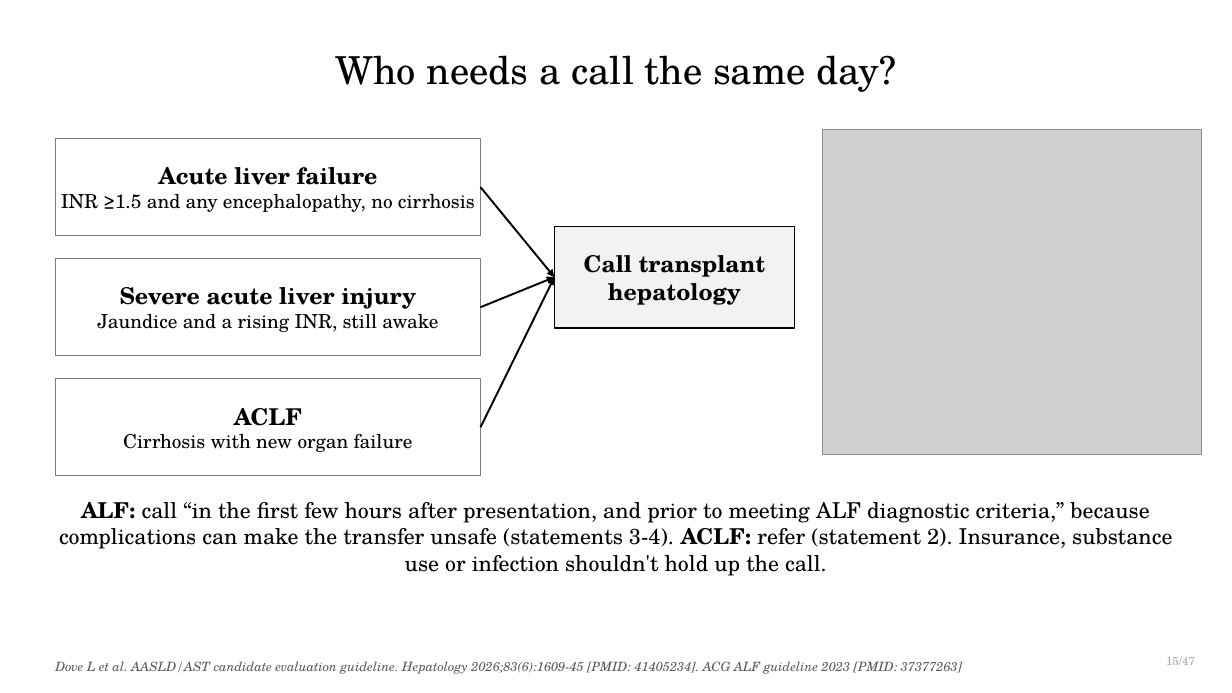
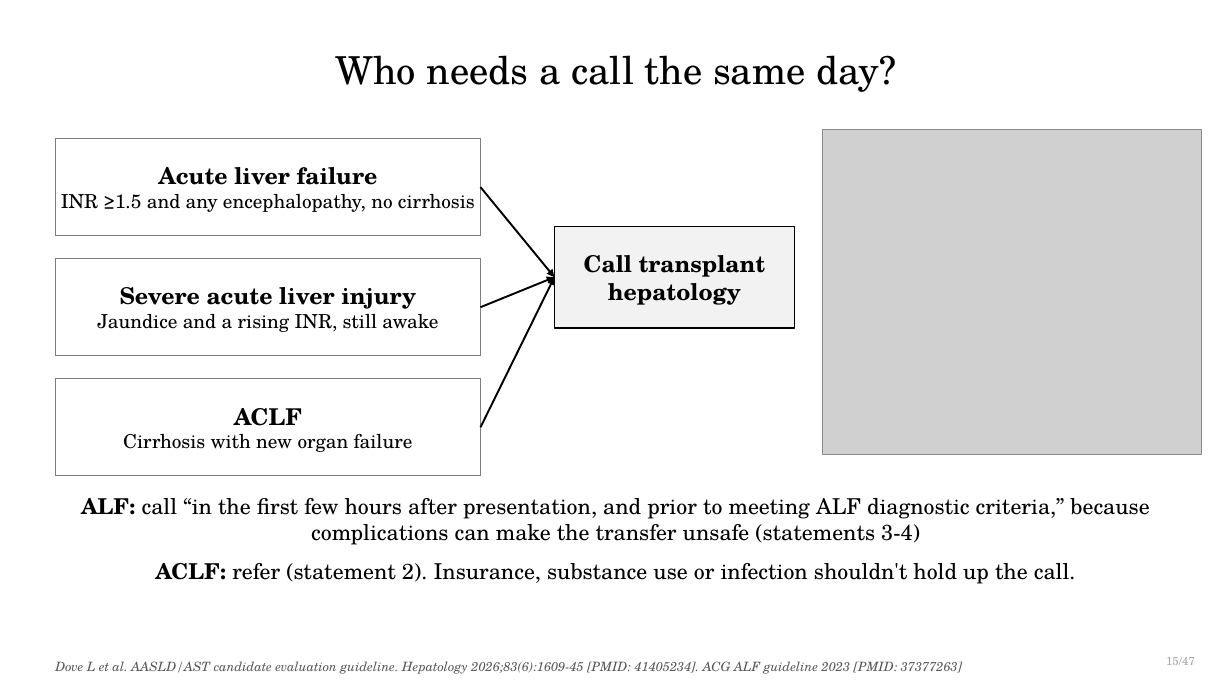
Before and after one commit to qaddodi/mohammad-almeqdadi-lectures, a slide deck: slide 16 of lectures/liver-transplant-grand-rounds-mmc-2026/Liver Transplantation When to Refer and Whats New.pptx. Drawn at 1232x693 pixels with LibreOffice and Linux fonts; fonts in the diff are those of the drawing; grey boxes stand for pictures. Boxes give left, top, right and bottom in pixels: in the first picture for what was removed or moved away, otherwise in the second. Text is boxed around its words. In the diff, an @@ line names an element or a change of style, - is before the commit and + after.

```diff
--- a/lectures/liver-transplant-grand-rounds-mmc-2026/Liver Transplantation When to Refer and Whats New.pptx
+++ b/lectures/liver-transplant-grand-rounds-mmc-2026/Liver Transplantation When to Refer and Whats New.pptx
@@ text at box(81, 498, 1149, 584): text changed @@
-ALF: call “in the first few hours after presentation, and prior to meeting ALF diagnostic criteria,” because complications can make the transfer unsafe (statements 3-4). ACLF: refer (statement 2). Insurance, substance use or infection shouldn't hold up the call.
+ALF: call “in the first few hours after presentation, and prior to meeting ALF diagnostic criteria,” because complications can make the transfer unsafe (statements 3-4)
+ACLF: refer (statement 2). Insurance, substance use or infection shouldn't hold up the call.
```
Also in this commit, not shown: 2 other files.
